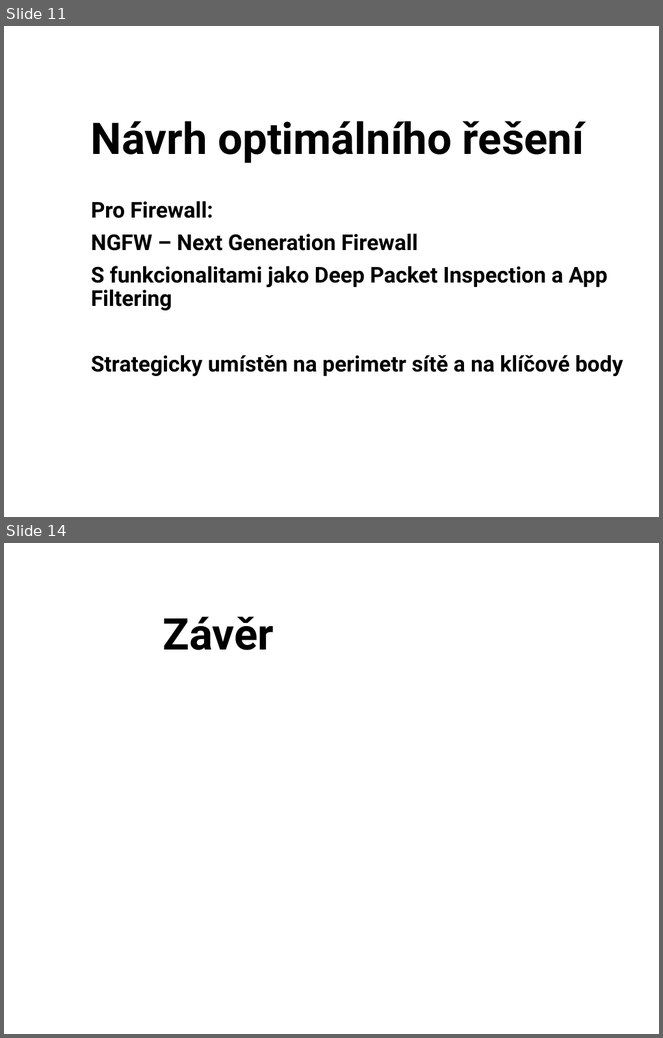
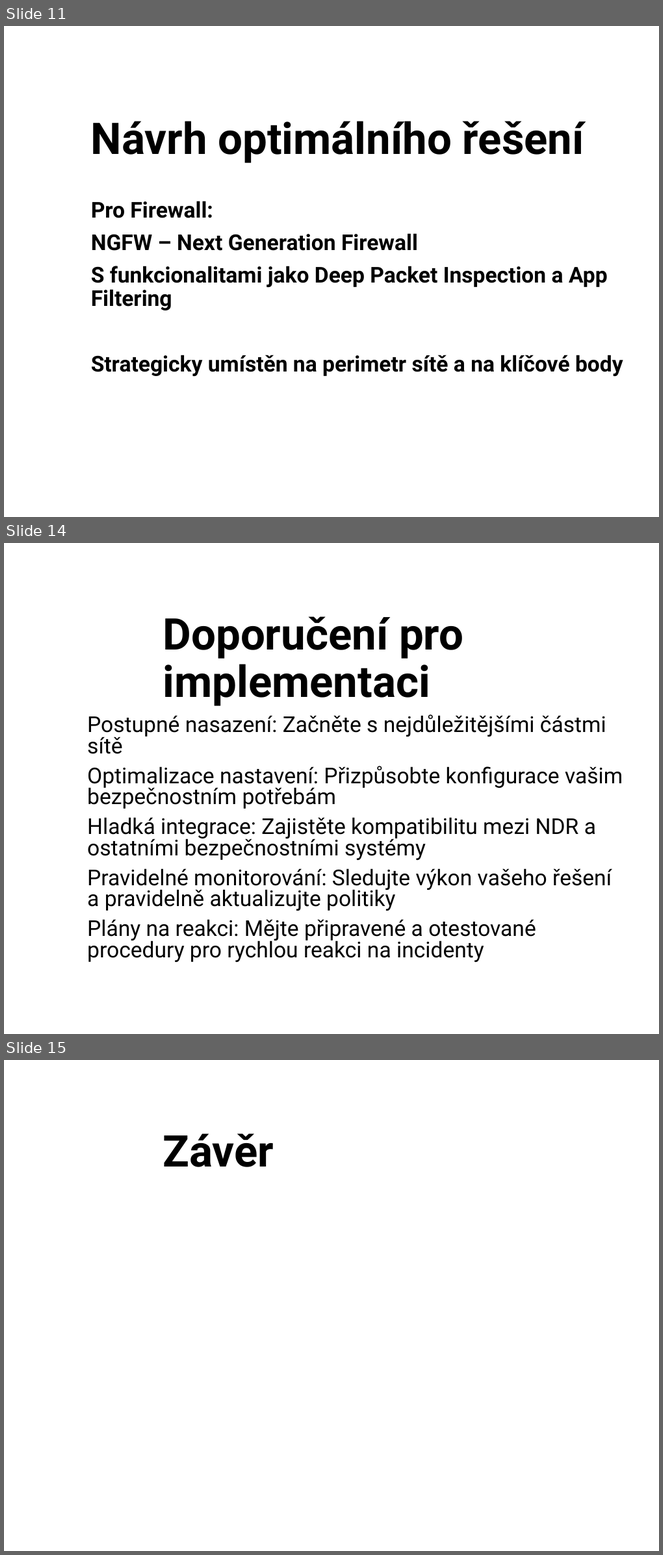
Before and after one commit to zimice/pr5_ndr, a slide deck: kochanek_ndr_prezentace.pptx. Shown one above the other, each under a label of ours: slides 11 and 14 before the commit, slides 11, 14 and 15 after it; the slides between them are not shown. The pictures are 663x1038 and 663x1555 pixels, drawn with LibreOffice and Linux fonts; fonts in the diff are those of the drawing; background and template pictures are left out. Boxes give left, top, right and bottom in pixels: in the first picture for what was removed or moved away, otherwise in the second. Text is boxed around its words. In the diff, an @@ line names an element or a change of style, - is before the commit and + after.

```diff
--- a/kochanek_ndr_prezentace.pptx
+++ b/kochanek_ndr_prezentace.pptx
@@ slide 14 added at (4, 543, 659, 1034), background picture (left out) @@
@@ title added at (163, 616, 464, 706), 48 pt, text #000000, bold @@
+Doporučení pro implementaci
@@ subtitle added at (87, 715, 623, 962), 24 pt, text #000000 @@
+Postupné nasazení: Začněte s nejdůležitějšími částmi sítě
+Optimalizace nastavení: Přizpůsobte konfigurace vašim bezpečnostním potřebám
+Hladká integrace: Zajistěte kompatibilitu mezi NDR a ostatními bezpečnostními systémy
+Pravidelné monitorování: Sledujte výkon vašeho řešení a pravidelně aktualizujte politiky
+Plány na reakci: Mějte připravené a otestované procedury pro rychlou reakci na incidenty
@@ what was slide 14 is now slide 15 @@
```
Also in this commit, not shown: 3 slides changed.
